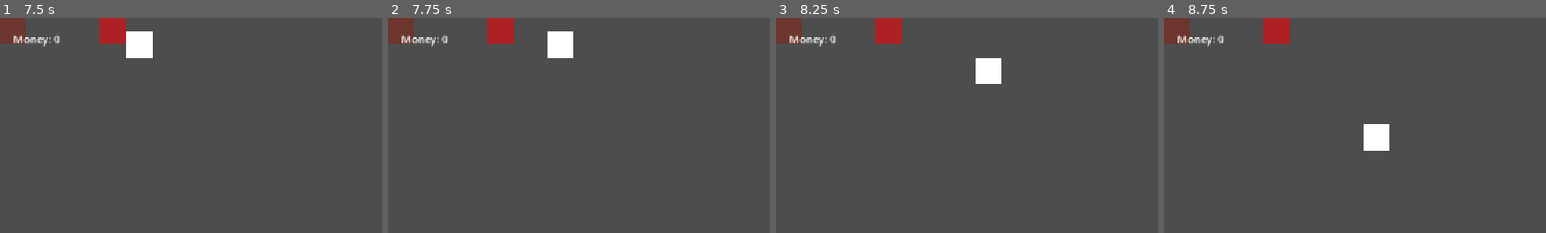
Above: before the commit, frames 1-4 (left to right).
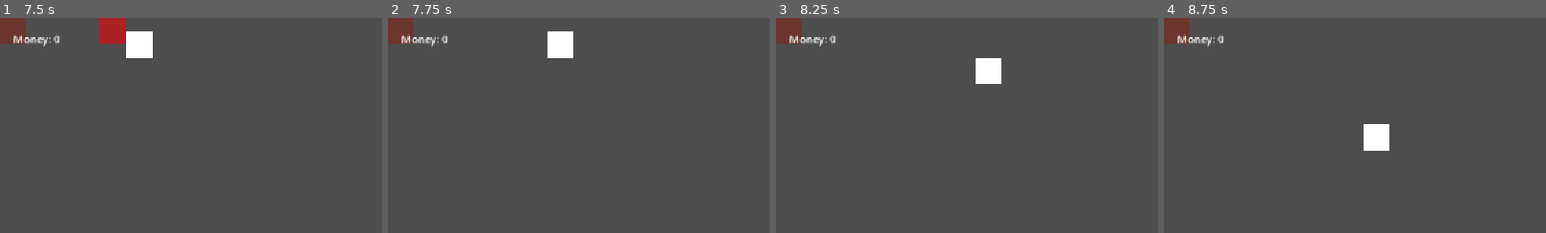
Above: after the commit, the same moments.

Repository: justmishchief/diner-duo
Game: Godot game, scene res://scenes/main.tscn
The game is run twice, just before and just after one commit, with the same random seed, the same clock (stepped at 60 frames per second) and the same inputs.
Inputs (mouse positions are % of the whole screen's width and height, from its top left):
- Up to frame 1 (7.5 s): tap Enter (ui_accept) at 0.5, 0.77, 0.8, 1.07, 1.35, 1.52, 1.82, 2.3, 3.02, 3.32, 4.52, 4.82, 6.02, 6.32 s; move the mouse to (72, 45) at 0.52 s; hold Right (ui_right) 0.53-1.28 s; hold E (interact, bound only after the commit) 0.53-1.28 s; click (72, 45) at 0.67 s; move the mouse to (30, 55) at 1.27 s; hold Down (ui_down) 1.28-2.03 s; tap E (interact, bound only after the commit) at 1.55, 3.05, 4.35, 5.85 s; move the mouse to (60, 28) at 2.02 s; hold Right (ui_right) 2.03-2.78 s; hold E (interact, bound only after the commit) 2.03-2.78 s; move the mouse to (45, 70) at 2.77 s; hold Up (ui_up) 2.78-3.53 s; tap Alt at 2.85, 6.6 s; click (45, 70) at 2.92 s; move the mouse to (80, 65) at 3.52 s; hold Enter (ui_accept) 3.53-4.28 s; hold Left (ui_left) 3.53-5.03 s; tap Shift at 3.6, 7.35 s; move the mouse to (20, 35) at 4.27 s; move the mouse to (55, 50) at 5.02 s; hold Down (ui_down) 5.03-5.78 s; hold Enter (ui_accept) 5.03-5.78 s; click (55, 50) at 5.17 s; move the mouse to (35, 25) at 5.77 s; hold Right (ui_right) 5.78-6.53 s; move the mouse to (72, 45) at 6.52 s; hold Up (ui_up) 6.53-7.28 s; hold Enter (ui_accept) 6.53-7.28 s; move the mouse to (30, 55) at 7.27 s; hold Right (ui_right) from 7.28 s (still down); click (30, 55) at 7.42 s
- Up to frame 2 (7.75 s): keep holding Right (ui_right); tap Enter (ui_accept) at 7.52 s; tap E (interact, bound only after the commit) at 7.55 s
- Up to frame 3 (8.25 s): tap Enter (ui_accept) at 7.82 s; move the mouse to (60, 28) at 8.02 s; release Right (ui_right) at 8.03 s; hold Down (ui_down) from 8.03 s (still down); hold E (interact, bound only after the commit) from 8.03 s (still down)
- Up to frame 4 (8.75 s): keep holding Down (ui_down); keep holding E (interact, bound only after the commit); tap Enter (ui_accept) at 8.3 s
The pictures show only the part of the screen within x 0-50%, y 0-50%; the shares and areas given below are measured in that part.

Frame 1 is identical in both runs. In frame 2, 0.8% of the frame differs, in the area x 26-33%, y 0-12%; in frame 3, 0.8%; in frame 4, 0.8%.

Commit message:
Working order serve logic and dynamic coins

Diff:
--- a/harvest-main/game.tscn
+++ b/harvest-main/game.tscn
@@ -1,7 +1,7 @@
 [gd_scene format=3 uid="uid://c3ctg0lhdt3hj"]
 
-[ext_resource type="PackedScene" uid="uid://wwypcxn7a7vs" path="res://maincharacter.tscn" id="1_80nbo"]
-[ext_resource type="Texture2D" uid="uid://cujvattum31e5" path="res://topdown_modern_food_drink_mega_clean_tilesheet.png" id="1_e2o6t"]
+[ext_resource type="PackedScene" uid="uid://wwypcxn7a7vs" path="res://harvest-main/maincharacter.tscn" id="1_80nbo"]
+[ext_resource type="Texture2D" uid="uid://cujvattum31e5" path="res://harvest-main/topdown_modern_food_drink_mega_clean_tilesheet.png" id="1_e2o6t"]
 
 [sub_resource type="TileSetAtlasSource" id="TileSetAtlasSource_feb5d"]
 texture = ExtResource("1_e2o6t")
--- a/project.godot
+++ b/project.godot
@@ -24,6 +24,14 @@
 
 enabled=PackedStringArray("res://addons/godot_super-wakatime/plugin.cfg")
 
+[input]
+
+interact={
+"deadzone": 0.2,
+"events": [Object(InputEventKey,"resource_local_to_scene":false,"resource_name":"","device":16,"window_id":0,"alt_pressed":false,"shift_pressed":false,"ctrl_pressed":false,"meta_pressed":false,"pressed":false,"keycode":0,"physical_keycode":69,"key_label":0,"unicode":0,"location":0,"echo":false,"script":null)
+]
+}
+
 [physics]
 
 3d/physics_engine="Jolt Physics"
--- a/scenes/customer.gd
+++ b/scenes/customer.gd
@@ -1,8 +1,12 @@
 extends CharacterBody2D
+
+signal order_completed(amount: int, mood: String)
+signal order_failed(penalty: int)
 
 @export var archetype_name: String = "Regular"
 @export var patience_time: float = 15.0
-@export var base_pay: int = 10
+@export var base_pay: int = 40
+@export var tip_multiplier: float = 1.0
 
 var current_order: String = ""
 var time_left: float
@@ -10,31 +14,38 @@
 
 func _ready():
 	time_left = patience_time
-	generate_order()
-
-func generate_order():
-	var possible_orders = ["Coffee", "Sandwich", "Salad", "Burger"]
-	current_order = possible_orders[randi() % possible_orders.size()]
-	print(archetype_name, " ordered: ", current_order)
+	print(archetype_name, " wants: ", current_order, " | Pay: ", base_pay)
 
 func _process(delta):
+	if is_served:
+		return
 	if time_left > 0:
 		time_left -= delta
 		if time_left <= 0:
 			leave_unhappy()
 
 func leave_unhappy():
-	print(archetype_name, " left unhappy!")
+	is_served = true
+	var penalty = 20
+	print(archetype_name, " left unhappy! Penalty: -", penalty)
+	emit_signal("order_failed", penalty)
 	queue_free()
 
-func serve(item_given: String)->bool:
+func serve_order():
 	if is_served:
-		return false
-	if item_given == current_order:
-		print(archetype_name, " served! Earned: ", base_pay)
-		is_served = true
-		queue_free()
-		return true
-	else:
-		print("Wrong item! Customer wanted: ", current_order)
-		return false
+		return
+	is_served = true
+	var ratio = time_left / patience_time
+	var mood = "Angry"
+	var final_pay = int(base_pay * 0.5)
+
+	if ratio > 0.5:
+		mood = "Happy"
+		final_pay = int((base_pay + 15) * tip_multiplier)
+	elif ratio > 0.2:
+		mood = "Neutral"
+		final_pay = base_pay
+
+	print("Served ", archetype_name, "! Mood: ", mood, " | Earned: ", final_pay)
+	emit_signal("order_completed", final_pay, mood)
+	queue_free()
--- a/scenes/customer_spawner.gd
+++ b/scenes/customer_spawner.gd
@@ -1,26 +1,60 @@
 extends Node2D
 
 @export var customer_scene: PackedScene
+@export var money_label: Label
+
+var menu = {
+	"Coffee": 40,
+	"Tea": 25,
+	"Beer": 35,
+	"Burger": 80,
+	"Croissant": 50
+}
 
 var archetypes = {
-	"Regular": {"patience": 15.0, "pay": 10},
-	"Rusher": {"patience": 8.0, "pay": 10},
-	"Picky": {"patience": 20.0, "pay": 20},
-	"BigSpender": {"patience": 15.0, "pay": 40}
+	"Regular": {"patience": 15.0, "tip_mult": 1.0},
+	"Rusher": {"patience": 8.0, "tip_mult": 1.2},
+	"Picky": {"patience": 20.0, "tip_mult": 1.5},
+	"BigSpender": {"patience": 15.0, "tip_mult": 2.0}
 }
+
+var total_coins: int = 0
+
+func _ready():
+	update_money_ui()
+
+func update_money_ui():
+	if money_label:
+		money_label.text = "Money: " + str(total_coins)
 
 func spawn_customer():
 	var archetype_keys = archetypes.keys()
 	var chosen = archetype_keys[randi() % archetype_keys.size()]
 	var data = archetypes[chosen]
 
+	var menu_items = menu.keys()
+	var chosen_item = menu_items[randi() % menu_items.size()]
+
 	var customer = customer_scene.instantiate()
 	customer.archetype_name = chosen
 	customer.patience_time = data["patience"]
-	customer.base_pay = data["pay"]
+	customer.current_order = chosen_item
+	customer.base_pay = menu[chosen_item]
+	customer.tip_multiplier = data["tip_mult"]
 	customer.position = Vector2(150, 0)
+
+	customer.order_completed.connect(_on_customer_order_completed)
+	customer.order_failed.connect(_on_customer_order_failed)
 
 	add_child(customer)
 
+func _on_customer_order_completed(amount: int, _mood: String):
+	total_coins += amount
+	update_money_ui()
+
+func _on_customer_order_failed(penalty: int):
+	total_coins = max(0, total_coins - penalty)
+	update_money_ui()
+
 func _on_timer_timeout():
 	spawn_customer()
--- a/scenes/player.gd
+++ b/scenes/player.gd
@@ -2,12 +2,8 @@
 
 const SPEED = 200.0
 var nearby_customer = null
-var nearby_station = null
-var held_item: String = ""
-var money:int = 0
-@onready var money_label = get_node("/root/Main/UI/MoneyLabel")
 
-func _physics_process(delta):
+func _physics_process(_delta):
 	var direction = Vector2.ZERO
 	direction.x = Input.get_axis("ui_left", "ui_right")
 	direction.y = Input.get_axis("ui_up", "ui_down")
@@ -16,32 +12,14 @@
 	move_and_slide()
 
 func _unhandled_input(event):
-	if event.is_action_pressed("ui_accept"):
-		if nearby_station != null:
-			nearby_station.cycle_item()
-			held_item = nearby_station.get_current_item()
-			print("Holding: ", held_item)
-		elif nearby_customer != null and held_item != "":
-			var pay = nearby_customer.base_pay
-			var success = nearby_customer.serve(held_item)
-			if success:
-				money += pay
-				money_label.text = "Money: " + str(money)
-				print("Money: ", money)
-			held_item = ""
+	if event.is_action_pressed("interact"):
+		if nearby_customer != null:
+			nearby_customer.serve_order()
 
 func _on_detection_zone_area_entered(area: Area2D) -> void:
 	if area.name == "InteractionZone":
 		nearby_customer = area.get_parent()
-		print("Near customer: ", nearby_customer.archetype_name)
-	elif area.name == "Station":
-		nearby_station = area
-		print("Near station")
 
 func _on_detection_zone_area_exited(area: Area2D) -> void:
 	if area.name == "InteractionZone":
 		nearby_customer = null
-		print("Left customer range")
-	elif area.name == "Station":
-		nearby_station = null
-		print("Left station")
